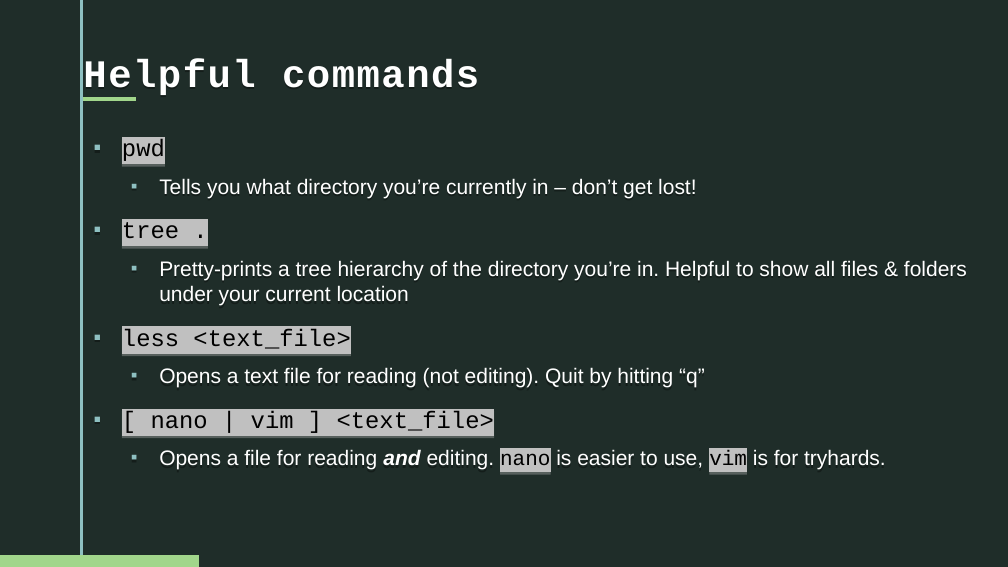
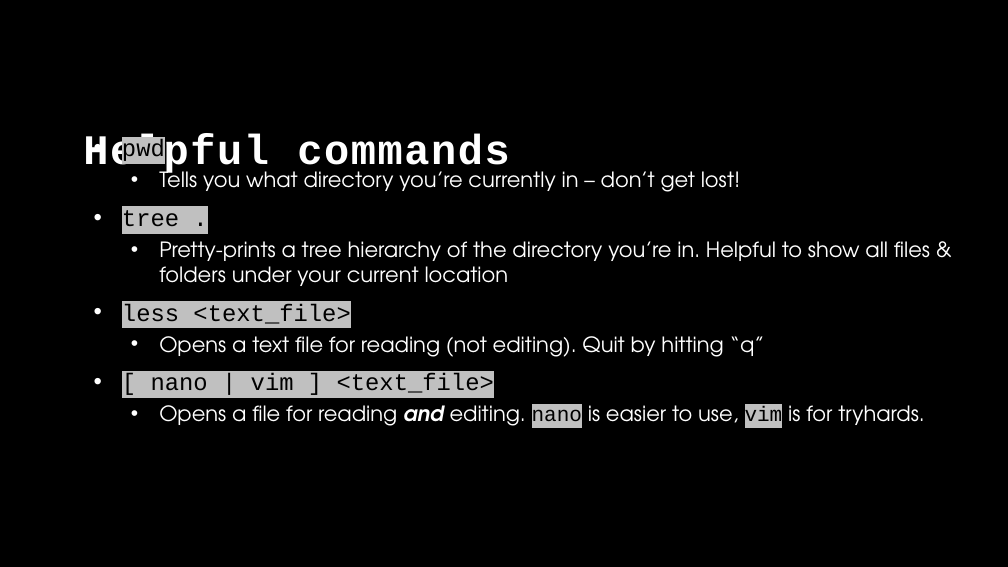
Before and after one commit to opensourcecorp/workshops, a slide deck: slide 14 of linux/docs/Linux-Workshop.odp (slide 15 before the commit). Drawn at 1008x567 pixels with LibreOffice and Linux fonts; fonts in the diff are those of the drawing; background and template pictures are left out. Boxes give left, top, right and bottom in pixels: in the first picture for what was removed or moved away, otherwise in the second. Text is boxed around its words. In the diff, an @@ line names an element or a change of style, - is before the commit and + after.

```diff
--- a/linux/docs/Linux-Workshop.odp
+++ b/linux/docs/Linux-Workshop.odp
@@ background picture (left out) to #000000 @@
@@ freeform shape removed at (80,0,84,566) @@
@@ freeform shape removed at (84,97,136,101) @@
@@ text "Helpful commands": place and size @@
-text "Helpful commands" at (83,59,479,98)
+text "Helpful commands" at (83,133,509,176)
@@ text "Helpful commands" at (83,133,509,176): size 27.8 to 30 pt; line spacing 1.1 to 0.9; less space between paragraphs @@
@@ text "pwd" at (122,139,930,428): font Arial to TeX Gyre Adventor in "Tells you what directory you’re currently in ...", "Pretty-prints a tree hierarchy of the directory ...", "Opens a text file for reading (not ...", "Opens a file for reading and editing. ..."; bullet ▪ to •; less space between paragraphs; bullet colour #8EC0C1 to #FFFFFF @@
@@ freeform shape removed at (0,554,200,566) @@
```
Also in this commit, not shown: 16 other slides changed, 1 slide removed.
